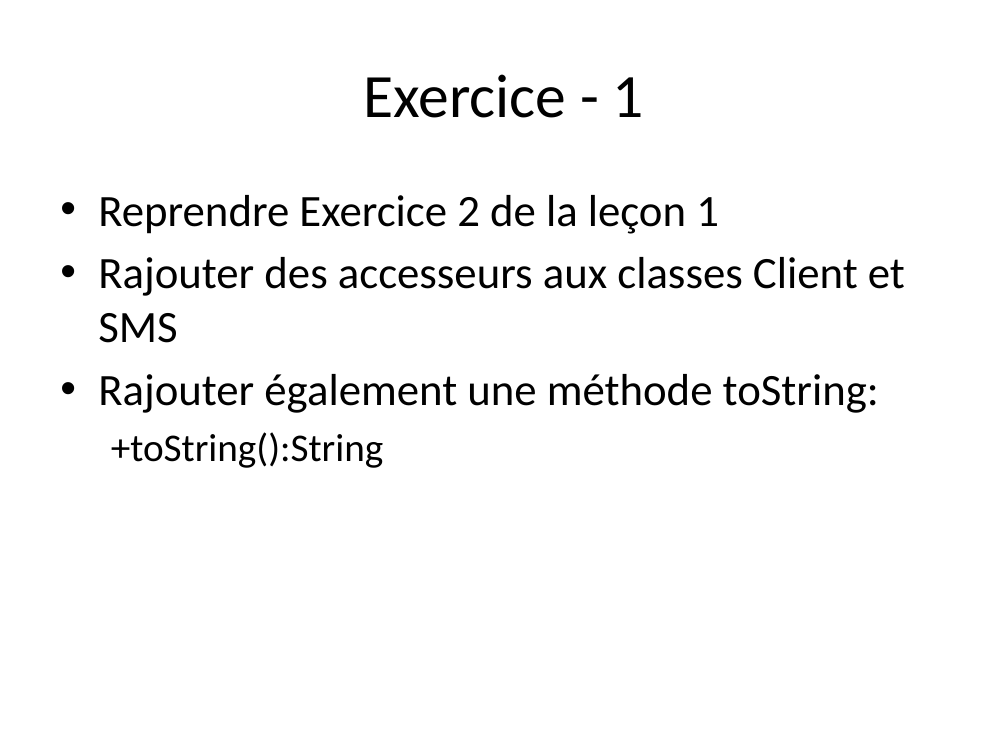
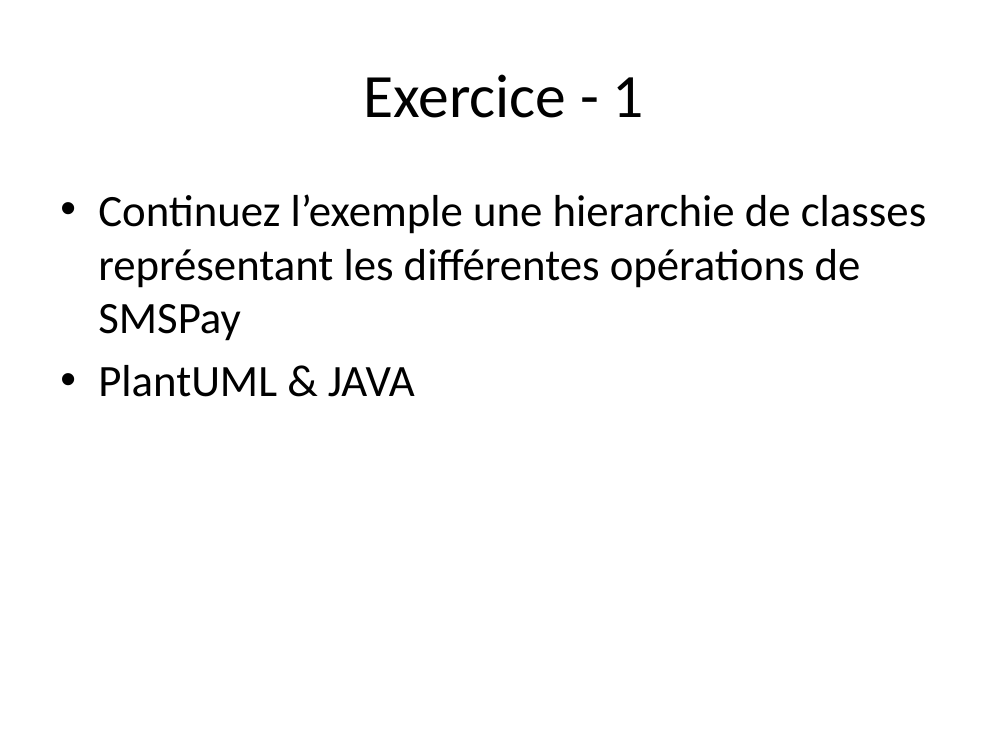
Before and after one commit to profesig/exosOO, a slide deck: slide 4 of Diagramme de classe/L3 - Classes abstraites et héritage/L3 - Classes abstraites et héritage.pptx (slide 5 before the commit). Drawn at 1008x756 pixels with LibreOffice and Linux fonts; fonts in the diff are those of the drawing. Boxes give left, top, right and bottom in pixels: in the first picture for what was removed or moved away, otherwise in the second. Text is boxed around its words. In the diff, an @@ line names an element or a change of style, - is before the commit and + after.

Commit message:
L3 - Classes abstraites et héritage

```diff
--- a/Diagramme de classe/L3 - Classes abstraites et héritage/L3 - Classes abstraites et héritage.pptx
+++ b/Diagramme de classe/L3 - Classes abstraites et héritage/L3 - Classes abstraites et héritage.pptx
@@ text at <box>98,194,926,397</box>: text changed @@
-• Reprendre Exercice 2 de la leçon 1
-• Rajouter des accesseurs aux classes Client et SMS
-• Rajouter également une méthode toString:
-  +toString():String
+• Continuez l’exemple une hierarchie de classes représentant les différentes opérations de SMSPay
+• PlantUML & JAVA
```
Also in this commit, not shown: 1 other slide changed, 2 slides added, 3 slides removed, 5 other files.
